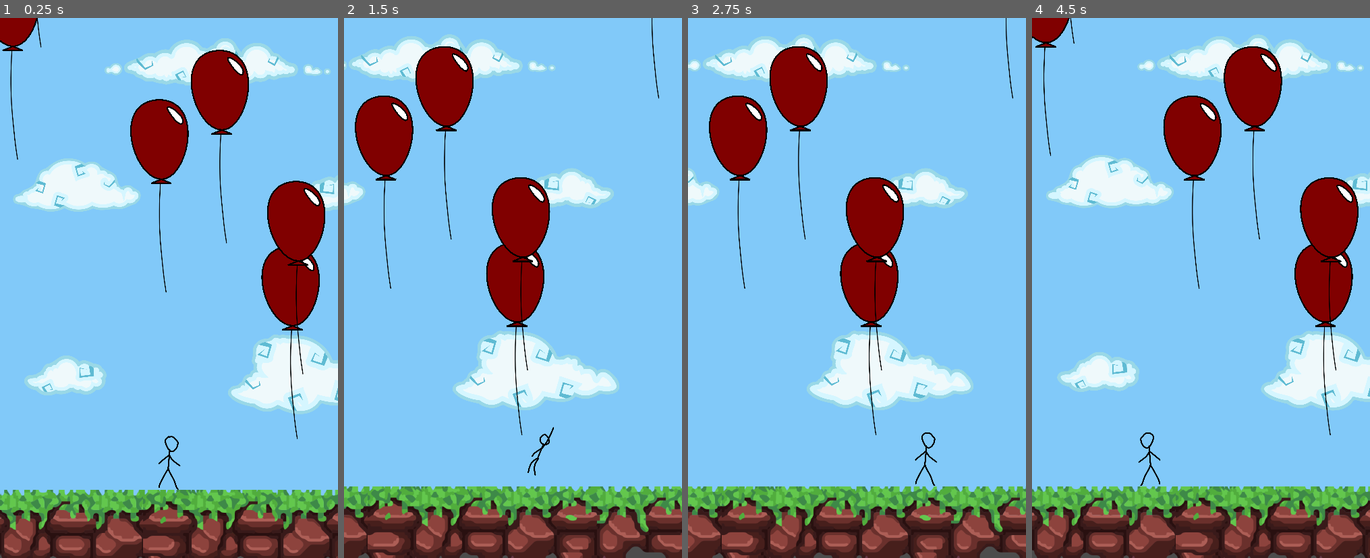
Above: before the commit, frames 1-4 (left to right).
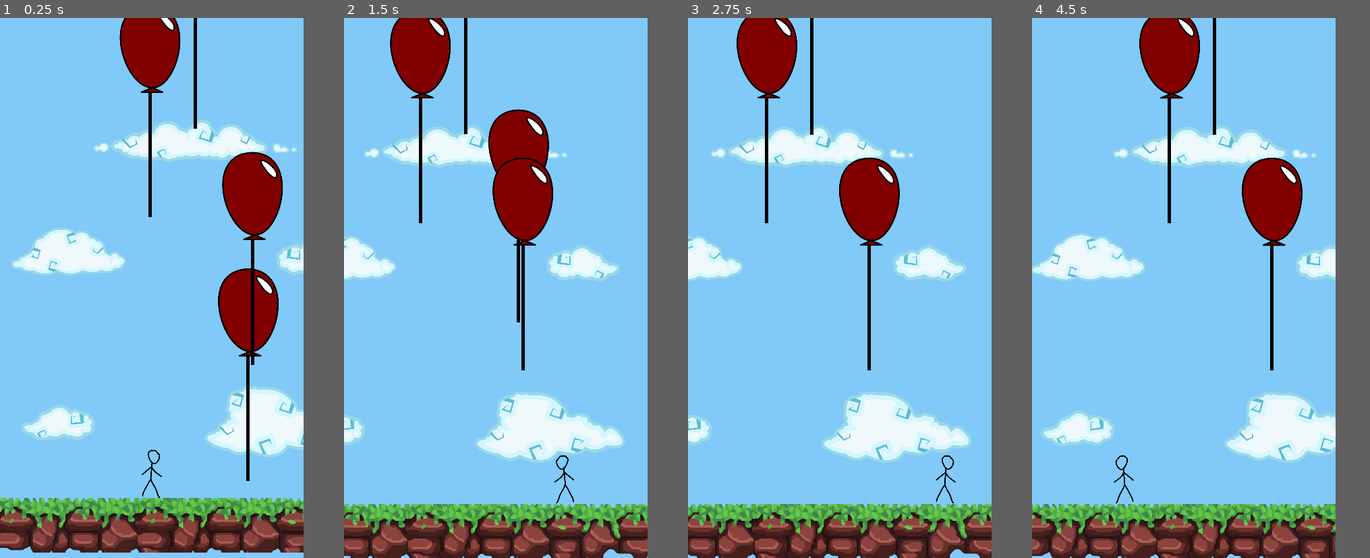
Above: after the commit, the same moments.

Repository: balloonjump/godot-balloon-jump
Game: Godot game, scene res://Main/Main.tscn
Same seed, same stepped clock (60 frames per second), same inputs: the game is played once before the commit and once after it.
Inputs:
- Up to frame 1 (0.25 s): no input
- Up to frame 2 (1.5 s): hold Right (ui_right) 0.53-1.28 s; hold Left (ui_left) from 1.28 s (still down)
- Up to frame 3 (2.75 s): release Left (ui_left) at 2.03 s; hold Right (ui_right) from 2.03 s (still down)
- Up to frame 4 (4.5 s): release Right (ui_right) at 2.78 s; hold Up (ui_up) 2.78-3.53 s; hold Left (ui_left) from 3.53 s (still down)
In our replay, the window is 501x800 before the commit and 450x800 after it. These sizes can differ from the game's own. Grey fills any space a smaller window leaves; there, only what the larger window draws over its background counts as a difference.

The runs differ from the first frame. In frame 1, 38% of the frame differs, in the area x 0-100%, y 0-100%; in frame 2, 33%; in frame 3, 32%; in frame 4, 38%.

Commit message:
added scrolling background, improved jumping and code quality

Diff:
--- a/Balloon/Balloon.gd
+++ b/Balloon/Balloon.gd
@@ -1,39 +1,51 @@
-tool
 extends Area2D
 
-var balloon_radius = 100
-var string_length = 300
-var stroke_width = 8
+var rising_speed = 10
+var activated = false
+var is_marked_for_deletion = false
+
+signal freed()
+
+func set_float_up_time(wait_time: int) -> void:
+	$FloatUpTimer.wait_time = wait_time
 
 
-func _ready() -> void:
-	pass
+func activate_balloon() -> void:
+	if !activated:
+		activated = true
+		$FloatUpTimer.start()
+
+
+func get_current_speed() -> int:
+	# Returns the actual speed of the balloon so that a player can
+	# rise along with it.  Returns 0 if the baloon is static.
+	if activated:
+		return rising_speed
+	return 0
 
 
 func _draw() -> void:
-	_drawBalloonString()
-	_drawRegularBalloon()
+	# Manually Draw the Balloon String.
+	draw_line(
+		Vector2(0, 0),
+		Vector2(0, 400),
+		Color(0.0, 0.0, 0.0),
+		8
+	)
 
 
-func _drawBalloonString() -> void:
-	var from = Vector2(0, 0)
-	var to = Vector2(0, string_length)
-	var color = Color(0.0, 0.0, 0.0)
-	draw_line(from, to, color, stroke_width)
+func _physics_process(delta: float) -> void:
+	if activated:
+		position.y -= rising_speed
+	if is_marked_for_deletion:
+		queue_free()
 
 
-func _drawRegularBalloon() -> void:
+func _on_FloatUpTimer_timeout() -> void:
+	$Top.animation = "popped"
+	$AfterPopTimer.start()
 
-	# Draw Outline of Balloon
-	draw_circle(
-		Vector2(0.0, 0.0),
-		balloon_radius,
-		Color(0.0, 0.0, 0.0)
-	)
 
-	# Draw Inside of Balloon
-	draw_circle(
-		Vector2(0.0, 0.0),
-		balloon_radius - stroke_width,
-		Color(1.0, 0.0, 0.0)
-	)
+func _on_AfterPopTimer_timeout() -> void:
+	emit_signal("freed")
+	is_marked_for_deletion = true
--- a/Balloon/Balloon.tscn
+++ b/Balloon/Balloon.tscn
@@ -1,16 +1,18 @@
-[gd_scene load_steps=5 format=2]
+[gd_scene load_steps=7 format=2]
 
-[ext_resource path="res://assets/balloons/balloon_string.svg" type="Texture" id=1]
-[ext_resource path="res://assets/balloons/red_balloon.svg" type="Texture" id=2]
+[ext_resource path="res://Balloon/Balloon.gd" type="Script" id=1]
+[ext_resource path="res://assets/balloons/balloon_string.svg" type="Texture" id=2]
+[ext_resource path="res://assets/balloons/red_balloon_adjusted.svg" type="Texture" id=3]
+[ext_resource path="res://assets/balloons/pop.svg" type="Texture" id=4]
 
 [sub_resource type="SpriteFrames" id=1]
 animations = [ {
-"frames": [ ExtResource( 2 ) ],
+"frames": [ ExtResource( 3 ) ],
 "loop": true,
 "name": "normal",
 "speed": 5.0
 }, {
-"frames": [  ],
+"frames": [ ExtResource( 4 ) ],
 "loop": true,
 "name": "popped",
 "speed": 5.0
@@ -21,21 +23,33 @@
 
 [node name="Balloon" type="Area2D" groups=[
 "balloon",
+"free_balloon",
 ]]
+position = Vector2( 2.33167, -0.806595 )
+script = ExtResource( 1 )
 __meta__ = {
 "_edit_group_": true
 }
 
 [node name="String" type="Sprite" parent="."]
+visible = false
 position = Vector2( 5.25, 141.5 )
 scale = Vector2( 0.5, 0.5 )
-texture = ExtResource( 1 )
+texture = ExtResource( 2 )
 
 [node name="Top" type="AnimatedSprite" parent="."]
-scale = Vector2( 0.05, 0.05 )
+scale = Vector2( 0.5, 0.5 )
 frames = SubResource( 1 )
 animation = "normal"
 
 [node name="CollisionShape2D" type="CollisionShape2D" parent="."]
 position = Vector2( -0.506474, 254.672 )
 shape = SubResource( 2 )
+
+[node name="FloatUpTimer" type="Timer" parent="."]
+one_shot = true
+
+[node name="AfterPopTimer" type="Timer" parent="."]
+one_shot = true
+[connection signal="timeout" from="FloatUpTimer" to="." method="_on_FloatUpTimer_timeout"]
+[connection signal="timeout" from="AfterPopTimer" to="." method="_on_AfterPopTimer_timeout"]
--- /dev/null
+++ b/Balloon/BalloonDrawer.gd
@@ -0,0 +1,44 @@
+# BallonDrawer is an experimental script that
+# manually draws the balloons instead of using a spritesheet.
+#
+# CURRENTLY NOT IN USE!
+
+tool
+extends Area2D
+
+var balloon_radius = 100
+var string_length = 300
+var stroke_width = 8
+
+
+func _ready() -> void:
+	pass
+
+
+func _draw() -> void:
+	_drawBalloonString()
+	_drawRegularBalloon()
+
+
+func _drawBalloonString() -> void:
+	var from = Vector2(0, 0)
+	var to = Vector2(0, string_length)
+	var color = Color(0.0, 0.0, 0.0)
+	draw_line(from, to, color, stroke_width)
+
+
+func _drawRegularBalloon() -> void:
+
+	# Draw Outline of Balloon
+	draw_circle(
+		Vector2(0.0, 0.0),
+		balloon_radius,
+		Color(0.0, 0.0, 0.0)
+	)
+
+	# Draw Inside of Balloon
+	draw_circle(
+		Vector2(0.0, 0.0),
+		balloon_radius - stroke_width,
+		Color(1.0, 0.0, 0.0)
+	)
--- a/Main/Main.gd
+++ b/Main/Main.gd
@@ -1,15 +1,23 @@
 extends Node2D
 
 export var first_balloon_y = -500
-export var balloon_spacing_y_min = -100
-export var balloon_spacing_y_max = -200
+export var balloon_spacing_y_min = -200
+export var balloon_spacing_y_max = -400
 
 var Balloon = preload("res://Balloon/Balloon.tscn")
 
 var next_balloon_y: int
 
 
+var backgrounds: Array
+var background_height: int
+
+
 func _ready():
+
+	# ---------------------------------------------------------------------
+	# Seed the Random Number Generator
+	# ---------------------------------------------------------------------
 
 	randomize()
 
@@ -39,11 +47,35 @@
 	$Player/Camera2D.limit_bottom = $Ground.position.y + ground_half_height
 
 
+	var setting_string = "display/window/size/width"
+	ProjectSettings.set_setting(setting_string, ground_half_width*2)
+	if ProjectSettings.has_setting(setting_string):
+		print(ProjectSettings.get_setting(setting_string))
+	else:
+		print("CANNOT FIND THE PROJECT SETTING: ", setting_string)
+
+	# ---------------------------------------------------------------------
+	# Init Background
+	# ---------------------------------------------------------------------
+
+	backgrounds = [
+		get_node("background1"),
+		get_node("background2"),
+		get_node("background3"),
+	]
+
+	background_height = $background1.get_rect().size.y * $background1.scale.y
+
+	$background1.position.y = $Player/Camera2D.limit_bottom - background_height
+	$background2.position.y = $background1.position.y - background_height
+	$background3.position.y = $background2.position.y - background_height
+
 	# ---------------------------------------------------------------------
 	# When the Game Starts
 	# ---------------------------------------------------------------------
 
 	gamereset()
+	print_debug_background_positions()
 
 
 
@@ -55,7 +87,7 @@
 	next_balloon_y = first_balloon_y
 	var min_x = $Player.min_position_x
 	var max_x = $Player.max_position_x
-	for i in range(10):
+	for i in range(30):
 		var bal = Balloon.instance()
 		add_child(bal)
 		bal.position.x = int(rand_range(min_x, max_x))
@@ -69,6 +101,36 @@
 # Proccessing
 # ---------------------------------------------------------------------
 
+class MyCustomSorter:
+    static func sort(a, b):
+        if a.position.y > b.position.y:
+            return true
+        return false
+
+
+func _process(delta: float) -> void:
+	if $Player.position.y < (backgrounds[1].position.y):
+		backgrounds[0].position.y -= background_height * 3
+		backgrounds.sort_custom(MyCustomSorter, "sort")
+		print("backgrounds: move UP")
+		# print_debug_background_positions()
+
+	if $Player.position.y > (backgrounds[1].position.y + background_height):
+		backgrounds[2].position.y += background_height * 3
+		backgrounds.sort_custom(MyCustomSorter, "sort")
+		print("backgrounds: move DOWN")
+		# print_debug_background_positions()
 
 func _physics_process(delta: float) -> void:
 	pass
+
+
+
+func print_debug_background_positions():
+	print(
+		"backgrounds: positions: [",
+		backgrounds[0].position.y, ", ",
+		backgrounds[1].position.y, ", ",
+		backgrounds[2].position.y, "]"
+	)
+	# print("background height = ", background_height)
--- a/Main/Main.tscn
+++ b/Main/Main.tscn
@@ -13,13 +13,16 @@
 }
 
 [node name="background1" type="Sprite" parent="."]
-position = Vector2( 0, -1140 )
 scale = Vector2( 0.3, 0.3 )
 texture = ExtResource( 2 )
 centered = false
 
 [node name="background2" type="Sprite" parent="."]
-position = Vector2( 0, -2273 )
+scale = Vector2( 0.3, 0.3 )
+texture = ExtResource( 2 )
+centered = false
+
+[node name="background3" type="Sprite" parent="."]
 scale = Vector2( 0.3, 0.3 )
 texture = ExtResource( 2 )
 centered = false
@@ -29,5 +32,5 @@
 scale = Vector2( 0.25, 0.25 )
 
 [node name="Ground" parent="." instance=ExtResource( 4 )]
-position = Vector2( 566.767, 5.49792 )
-[connection signal="area_entered" from="Player" to="Player" method="_on_Player_area_entered"]
+position = Vector2( 566.767, 4.49792 )
+scale = Vector2( 0.84, 0.84 )
--- a/Player/Player.gd
+++ b/Player/Player.gd
@@ -1,4 +1,6 @@
-extends Node2D
+extends Area2D
+
+# var Balloon = preload("res://Balloon/Balloon.tscn")
 
 # ================================================
 # Variables
@@ -20,7 +22,7 @@
 # a balloon string.
 
 var the_balloon_im_holding: Area2D
-var the_balloon_i_jumped_from: Area2D
+var the_balloon_im_still_jumping_from: Area2D
 var jump_used_up = false
 
 # Cooldowns
@@ -73,8 +75,7 @@
 
 func _process_sideways_movement(delta):
 	var curr_speed = 0
-	if cooldowns.after_grab_begins > 5:
-		return
+	# if cooldowns.after_grab_begins > 5: return
 	if Input.is_action_pressed("ui_right"):
 		curr_speed += speed_x
 		$AnimatedSprite.flip_h = false
@@ -137,18 +138,15 @@
 	if position.y > (max_position_y + 1):
 		position.y = max_position_y
 		_next_state = STATE_STANDING
-	if (
-		_current_state != STATE_GRABBING
-		and cooldowns.after_grab_ends <= 0
-		and the_balloon_im_holding != null
-		and the_balloon_im_holding != the_balloon_i_jumped_from
-	):
-		_next_state = STATE_GRABBING
-
+	_state_standing_transition_check_from_any_state()
+	_state_grabbing_transition_check_from_any_state()
 
 # ================================================
 # State: Standing
 # ================================================
+
+func _state_standing_transition_check_from_any_state():
+	pass
 
 func _state_standing_enter():
 	$AnimatedSprite.animation = "default"
@@ -182,13 +180,13 @@
 func _state_jumping_update():
 	if (Input.is_action_pressed("ui_up") and (_state_jumping_counter < _state_jumping_counter_max)):
 		_state_jumping_counter += 1
-		position.y -= speed_y_jumping
+		position.y -= (_state_jumping_counter_max - _state_jumping_counter) * 2
 	else:
 		_next_state = STATE_FALLING
 
 
 func _state_jumping_exit():
-	pass
+	the_balloon_im_still_jumping_from = null
 
 
 # ================================================
@@ -203,7 +201,7 @@
 
 func _state_falling_update():
 	_state_falling_counter += 1
-	position.y += speed_y_falling
+	position.y += speed_y_falling + _state_falling_counter / 5
 	if (
 		Input.is_action_pressed("ui_up")
 		and not jump_used_up
@@ -219,42 +217,52 @@
 # State: Grabbing
 # ================================================
 
+func _state_grabbing_transition_check_from_any_state():
+	if (_current_state == STATE_GRABBING
+		or cooldowns.after_grab_ends > 0
+		or the_balloon_im_holding != null
+	):
+		return
+
+	for area in get_overlapping_areas():
+		if (area.is_in_group("balloon")
+			and area != the_balloon_im_still_jumping_from
+		):
+			_next_state = STATE_GRABBING
+			the_balloon_im_holding = area
+
+
 func _state_grabbing_enter():
 	$AnimatedSprite.animation = "grab"
-	cooldowns.after_grab_begins = 10
+	cooldowns.after_grab_begins = 20
 	jump_used_up = false
 
 
 func _state_grabbing_update():
 	if (
 		the_balloon_im_holding == null
+		or the_balloon_im_holding.is_marked_for_deletion
 		or not the_balloon_im_holding.overlaps_area(self.get_node("."))
 	):
+		the_balloon_im_holding = null
 		_next_state = STATE_FALLING
+		return
+
+	the_balloon_im_holding.activate_balloon()
 
 	if (
 		Input.is_action_pressed("ui_up")
 		and cooldowns.after_grab_begins <= 0
 	):
-		the_balloon_i_jumped_from = the_balloon_im_holding
+		the_balloon_im_still_jumping_from = the_balloon_im_holding
 		_next_state = STATE_JUMPING
+		return
+
+	position.y -= the_balloon_im_holding.get_current_speed()
+
 
 
 func _state_grabbing_exit():
 	the_balloon_im_holding = null
 	cooldowns.after_grab_ends = 5
-
-
-
-# ================================================
-# Signal Callbacks
-# ================================================
-
-func _on_Player_area_entered(area: Area2D) -> void:
-	if "balloon" in area.get_groups():
-		the_balloon_im_holding = area
-
-
-func _on_Player_area_exited(area: Area2D) -> void:
-	if area == the_balloon_i_jumped_from:
-		the_balloon_i_jumped_from = null
+	cooldowns.after_grab_begins = 0
--- a/Player/Player.tscn
+++ b/Player/Player.tscn
@@ -39,9 +39,10 @@
 current = true
 limit_bottom = 100
 limit_smoothed = true
+drag_margin_h_enabled = false
+drag_margin_v_enabled = false
 smoothing_enabled = true
 
 [node name="CollisionShape2D" type="CollisionShape2D" parent="."]
 position = Vector2( 1.65393, 1.65399 )
 shape = SubResource( 2 )
-[connection signal="area_exited" from="." to="." method="_on_Player_area_exited"]
--- a/assets/balloons/red_balloon.svg
+++ /dev/null
@@ -1,76 +0,0 @@
-<?xml version="1.0" encoding="UTF-8" standalone="no"?>
-<!-- Created with Inkscape (http://www.inkscape.org/) -->
-
-<svg
-   xmlns:dc="http://purl.org/dc/elements/1.1/"
-   xmlns:cc="http://creativecommons.org/ns#"
-   xmlns:rdf="http://www.w3.org/1999/02/22-rdf-syntax-ns#"
-   xmlns:svg="http://www.w3.org/2000/svg"
-   xmlns="http://www.w3.org/2000/svg"
-   xmlns:sodipodi="http://sodipodi.sourceforge.net/DTD/sodipodi-0.dtd"
-   xmlns:inkscape="http://www.inkscape.org/namespaces/inkscape"
-   width="1000mm"
-   height="1000mm"
-   viewBox="0 0 1000 1000"
-   version="1.1"
-   id="svg5618"
-   inkscape:version="0.92.4 (33fec40, 2019-01-16)"
-   sodipodi:docname="red_balloon.svg">
-  <defs
-     id="defs5612" />
-  <sodipodi:namedview
-     id="base"
-     pagecolor="#ffffff"
-     bordercolor="#666666"
-     borderopacity="1.0"
-     inkscape:pageopacity="0.0"
-     inkscape:pageshadow="2"
-     inkscape:zoom="0.1767767"
-     inkscape:cx="545.35957"
-     inkscape:cy="958.64848"
-     inkscape:document-units="mm"
-     inkscape:current-layer="layer1"
-     showgrid="false"
-     inkscape:window-width="3200"
-     inkscape:window-height="1671"
-     inkscape:window-x="0"
-     inkscape:window-y="55"
-     inkscape:window-maximized="1"
-     units="mm" />
-  <metadata
-     id="metadata5615">
-    <rdf:RDF>
-      <cc:Work
-         rdf:about="">
-        <dc:format>image/svg+xml</dc:format>
-        <dc:type
-           rdf:resource="http://purl.org/dc/dcmitype/StillImage" />
-        <dc:title></dc:title>
-      </cc:Work>
-    </rdf:RDF>
-  </metadata>
-  <g
-     inkscape:label="Layer 1"
-     inkscape:groupmode="layer"
-     id="layer1"
-     transform="translate(0,703)">
-    <path
-       style="fill:#800000;fill-opacity:1;stroke:#000000;stroke-width:16.3;stroke-linecap:butt;stroke-linejoin:miter;stroke-miterlimit:4;stroke-dasharray:none;stroke-opacity:1"
-       d="M 531.41466,215.93861 C 215.57877,219.4225 -48.154845,-665.03398 505.39044,-677.782 c 523.56396,12.48423 317.24312,895.59335 26.13902,893.72207 -0.038,-0.001 -0.076,-0.001 -0.11548,-0.001"
-       id="path4748"
-       inkscape:connector-curvature="0"
-       sodipodi:nodetypes="ccsc" />
-    <path
-       style="opacity:1;fill:#ffffff;fill-opacity:1;stroke:#000000;stroke-width:16.3;stroke-opacity:1;stroke-miterlimit:4;stroke-dasharray:none"
-       d="m 769.79577,-438.14662 c -1.58723,77.32606 -81.19649,-0.35132 -101.98845,-27.53109 -19.51997,-25.03699 -104.75259,-130.42824 -59.68071,-130.42955 45.07096,10e-4 161.66916,95.44785 161.66916,157.96064 z"
-       id="path5587"
-       inkscape:connector-curvature="0"
-       sodipodi:nodetypes="ccsc" />
-    <path
-       style="opacity:1;fill:#800000;fill-opacity:1;stroke:#000000;stroke-width:16.3;stroke-miterlimit:4;stroke-dasharray:none;stroke-opacity:1"
-       d="M 528.40269,217.56079 641.46284,264.1358 H 411.4227 Z"
-       id="rect5630"
-       inkscape:connector-curvature="0"
-       sodipodi:nodetypes="cccc" />
-  </g>
-</svg>
--- /dev/null
+++ b/assets/balloons/red_balloon_adjusted.svg
@@ -0,0 +1,84 @@
+<?xml version="1.0" encoding="UTF-8" standalone="no"?>
+<svg
+   xmlns:dc="http://purl.org/dc/elements/1.1/"
+   xmlns:cc="http://creativecommons.org/ns#"
+   xmlns:rdf="http://www.w3.org/1999/02/22-rdf-syntax-ns#"
+   xmlns:svg="http://www.w3.org/2000/svg"
+   xmlns="http://www.w3.org/2000/svg"
+   xmlns:sodipodi="http://sodipodi.sourceforge.net/DTD/sodipodi-0.dtd"
+   xmlns:inkscape="http://www.inkscape.org/namespaces/inkscape"
+   version="1.1"
+   id="Contours"
+   x="0px"
+   y="0px"
+   width="460.586975"
+   height="424.908142"
+   mViewBox="0.000000 0.000000 460.586975 424.908142"
+   xml:space="preserve"
+   stroke="black"
+   fill="none"
+   stroke-linecap="round"
+   stroke-linejoin="round"
+   sodipodi:docname="red_balloon_adjusted.svg"
+   inkscape:version="0.92.3 (2405546, 2018-03-11)"><metadata
+   id="metadata41"><rdf:RDF><cc:Work
+       rdf:about=""><dc:format>image/svg+xml</dc:format><dc:type
+         rdf:resource="http://purl.org/dc/dcmitype/StillImage" /></cc:Work></rdf:RDF></metadata><defs
+   id="defs39" /><sodipodi:namedview
+   pagecolor="#ffffff"
+   bordercolor="#666666"
+   borderopacity="1"
+   objecttolerance="10"
+   gridtolerance="10"
+   guidetolerance="10"
+   inkscape:pageopacity="0"
+   inkscape:pageshadow="2"
+   inkscape:window-width="1600"
+   inkscape:window-height="836"
+   id="namedview37"
+   showgrid="false"
+   inkscape:zoom="0.78547424"
+   inkscape:cx="163.18085"
+   inkscape:cy="100.32407"
+   inkscape:window-x="0"
+   inkscape:window-y="27"
+   inkscape:window-maximized="1"
+   inkscape:current-layer="Contours" />
+<desc
+   id="desc2">
+</desc>
+
+
+
+
+
+
+
+
+
+
+
+
+
+
+
+
+
+<g
+   id="g861"
+   transform="matrix(0.91959184,0,0,0.91959184,586.26612,62.693882)"><path
+     sodipodi:nodetypes="ccsc"
+     inkscape:connector-curvature="0"
+     id="path4748"
+     d="m -374.8825,363.35224 c -149.7866,1.65226 -274.8635,-417.805239 -12.3421,-423.851029 248.30255,5.92072 150.45394,424.739189 12.3965,423.851719 -0.018,0 -0.036,0 -0.055,0"
+     style="fill:#800000;fill-opacity:1;stroke:#000000;stroke-width:7.73034859;stroke-linecap:butt;stroke-linejoin:miter;stroke-miterlimit:4;stroke-dasharray:none;stroke-opacity:1" /><path
+     sodipodi:nodetypes="ccsc"
+     inkscape:connector-curvature="0"
+     id="path5587"
+     d="m -261.8292,53.149361 c -0.75276,36.672233 -38.5078,-0.166598 -48.36849,-13.05675 -9.25744,-11.87389 -49.67939,-61.85618 -28.30385,-61.85678 21.37511,0 76.67234,45.26657 76.67234,74.91353 z"
+     style="opacity:1;fill:#ffffff;fill-opacity:1;stroke:#000000;stroke-width:7.73034859;stroke-miterlimit:4;stroke-dasharray:none;stroke-opacity:1" /><path
+     sodipodi:nodetypes="cccc"
+     inkscape:connector-curvature="0"
+     id="rect5630"
+     d="m -376.311,364.12157 53.61932,22.08841 H -431.7892 Z"
+     style="opacity:1;fill:#800000;fill-opacity:1;stroke:#000000;stroke-width:7.73034859;stroke-miterlimit:4;stroke-dasharray:none;stroke-opacity:1" /></g></svg>
--- a/project.godot
+++ b/project.godot
@@ -22,7 +22,7 @@
 [display]
 
 window/size/width=720
-window/size/height=1150
+window/size/height=1280
 window/handheld/orientation="portrait"
 window/stretch/mode="2d"
 window/stretch/aspect="keep"
Not shown, changed: assets/balloons/red_balloon_adjusted.svg.import
